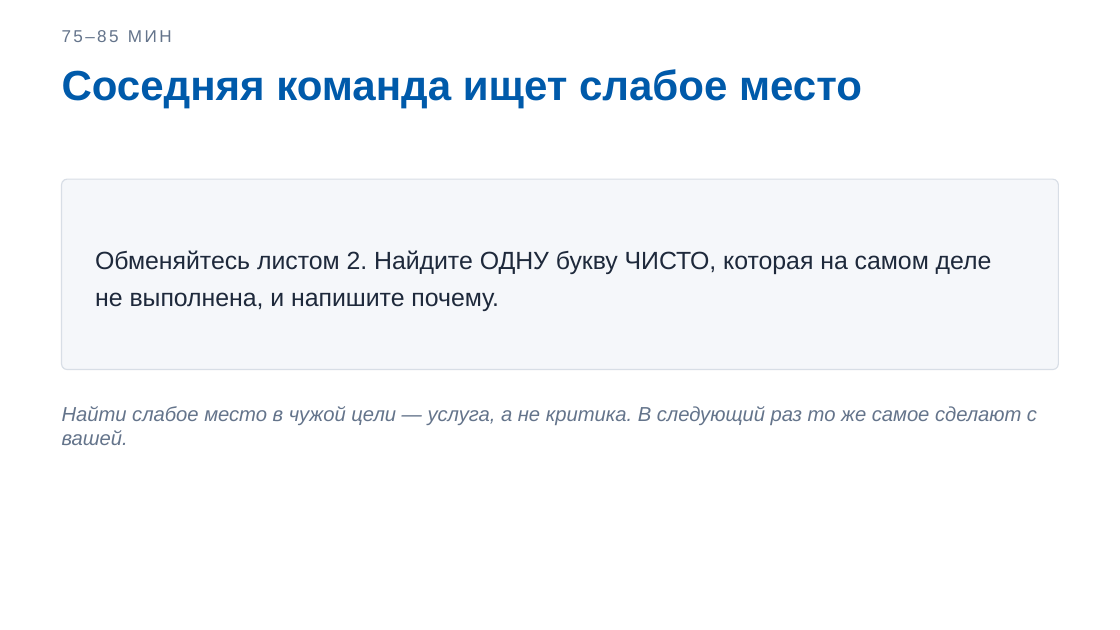
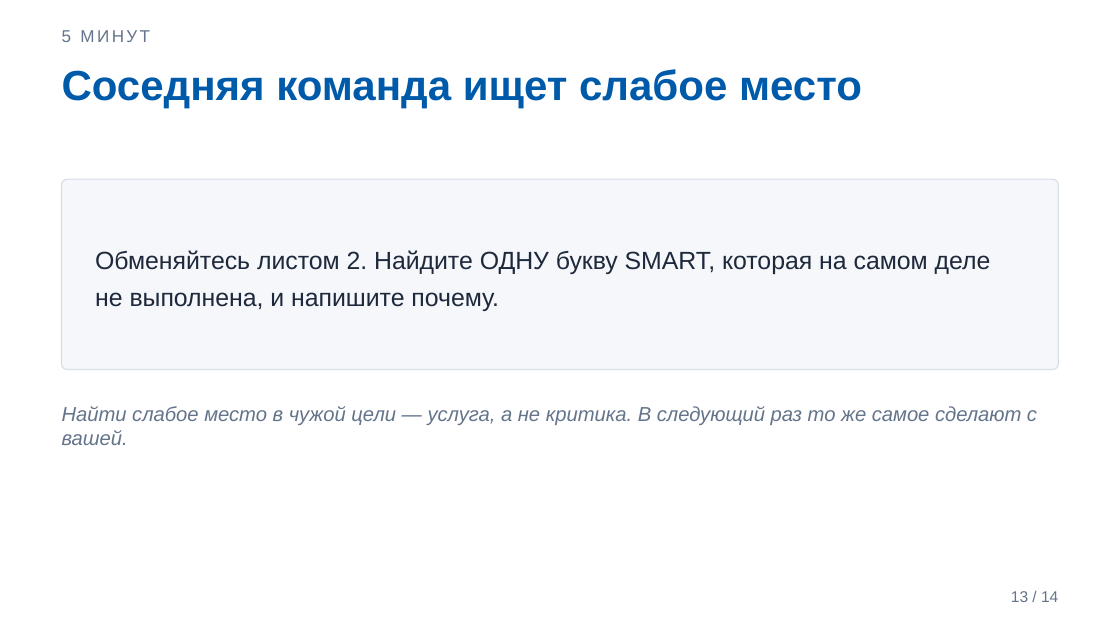
Before and after one commit to DimaMuhannad/OPD, a slide deck: slide 13 of zanyatiya/Zanyatie_02_Praktika1_Slaydy.pptx (slide 11 before the commit). Drawn at 1120x630 pixels with LibreOffice and Linux fonts; fonts in the diff are those of the drawing. Boxes give left, top, right and bottom in pixels: in the first picture for what was removed or moved away, otherwise in the second. Text is boxed around its words. In the diff, an @@ line names an element or a change of style, - is before the commit and + after.

```diff
--- a/zanyatiya/Zanyatie_02_Praktika1_Slaydy.pptx
+++ b/zanyatiya/Zanyatie_02_Praktika1_Slaydy.pptx
@@ text at [62, 30, 150, 42]: text changed @@
-75–85 МИН
+5 МИНУТ
@@ text at [95, 250, 991, 311]: text changed @@
-Обменяйтесь листом 2. Найдите ОДНУ букву ЧИСТО, которая на самом деле не выполнена, и напишите почему.
+Обменяйтесь листом 2. Найдите ОДНУ букву SMART, которая на самом деле не выполнена, и напишите почему.
@@ text added at [1011, 591, 1058, 602], 10 pt, text #64748B @@
+13 / 14
```
Also in this commit, not shown: 8 other slides changed, 4 slides added, 2 slides removed, 5 other files.
